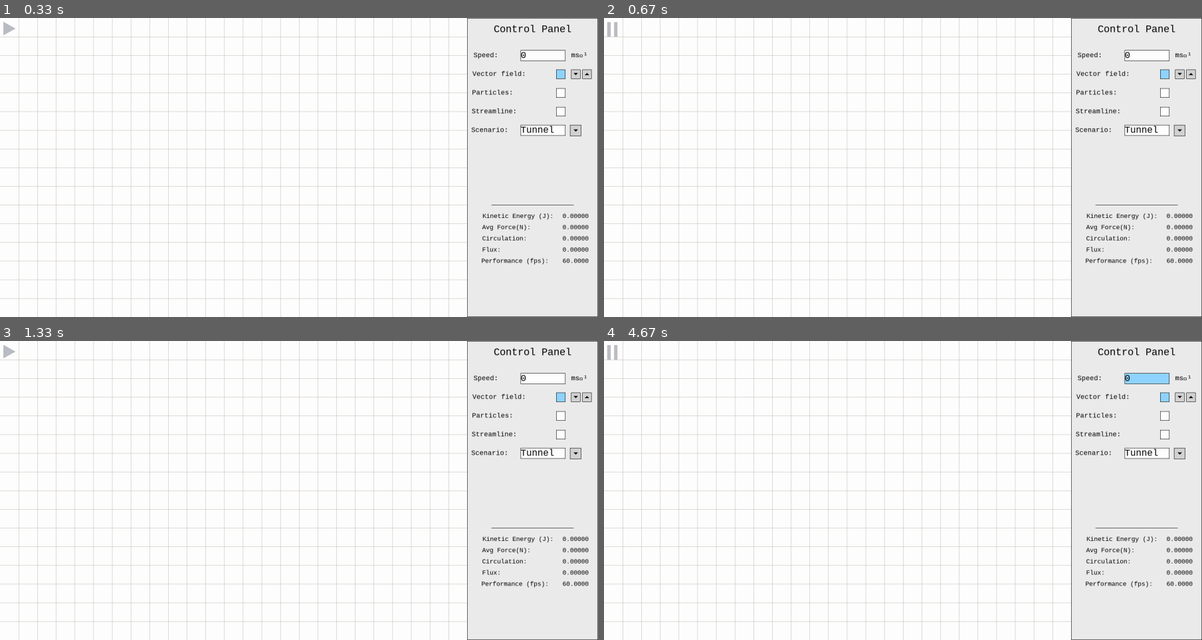
Above: before the commit, frames 1-4 (two rows, left to right).
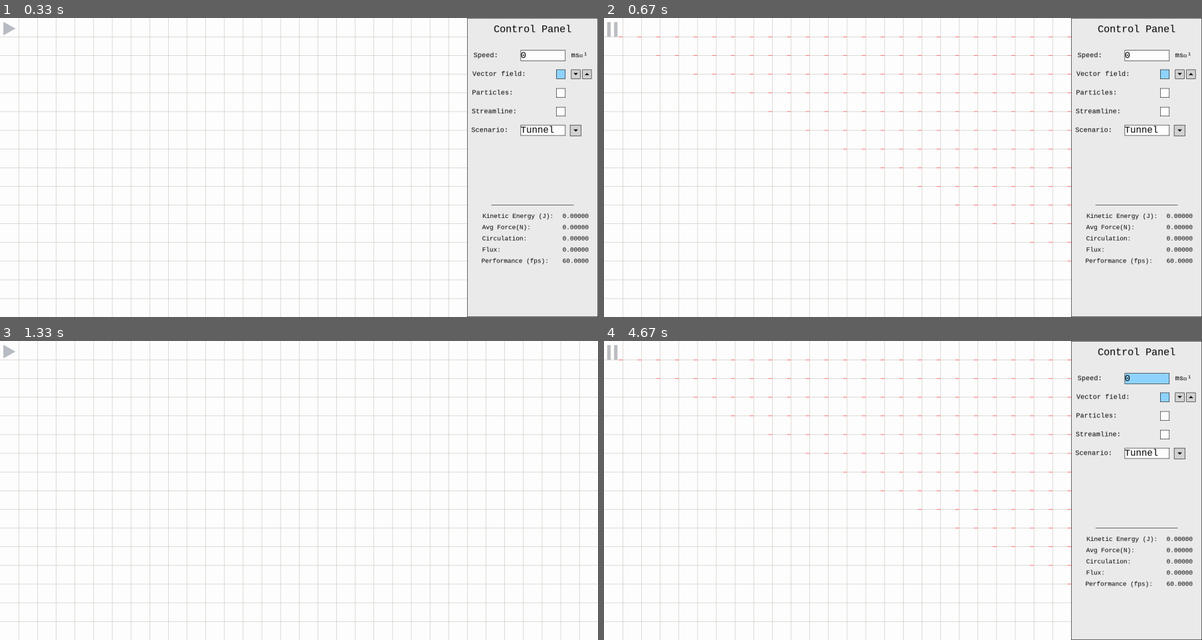
Above: after the commit, the same moments.

Repository: mrgreenlid/Fluids
Game: pygame game, started from main.py
Same seed, same stepped clock (60 frames per second), same inputs: the game is played once before the commit and once after it.
Inputs (mouse positions are in pixels of both pictures, inside the frame that each line leads up to):
- Up to frame 1 (0.33 s): no input
- Up to frame 2 (0.67 s): click (615, 32) at 0.38 s
- Up to frame 3 (1.33 s): tap C at 0.67 s; click (11, 355) at 1.05 s
- Up to frame 4 (4.67 s): tap C at 2.33 s; hold C 2.67-3.13 s; hold C 3.67-4.13 s; click "0" at 4.22 s; tap Space at 4.5 s

Frame 1 is identical in both runs. In frame 2, 0.3% of the frame differs, in the area x 2-79%, y 6-82%; in frame 3, 2.0%, in the area x 78-100%, y 0-100%; in frame 4, 0.3%.

Commit message:
Need to change place loop

Diff:
--- a/fluid.py
+++ b/fluid.py
@@ -26,22 +26,23 @@
         self.__variable = variable
         self.__display = display
         self.__flow = False
-        self.__velocity_function = ()
+        self.__velocity_function = []
+        self.__q = ()
         self.__maximum_arrow_length = 0.0
 
         self.__line_length = window.get_width()
         self.__line_height = window.get_height()
         self.__grid_line_interval = self.__line_height // self.__rows
 
-
-        x, y = np.meshgrid((np.arange(-self.__line_length//2, self.__line_length//2)),np.arange(self.__line_height//2, -self.__line_height//2, -1))
+        x, y = np.meshgrid((np.arange(-self.__line_length//2, self.__line_length//2+1)),np.arange(self.__line_height//2, -self.__line_height//2-1, -1))
         self.__plane = x + y*1j
-        self.__velocities = np.zeros((self.__line_height, self.__line_length), dtype=np.complex128)
-
+        self.__velocities = np.ones((self.__line_height, self.__line_length), dtype=np.complex128)
 
 
     def __drawVector(self, tail_pygame_x : int, tail_pygame_y : int):
-        ...
+        dx, dy = self.pointVelocity(tail_pygame_x, tail_pygame_y).real*10, self.pointVelocity(tail_pygame_x, tail_pygame_y).imag
+        tip_pygame_x, tip_pygame_y = tail_pygame_x +dx, tail_pygame_y +dy
+        pygame.draw.line(self.__window, "red", (tail_pygame_x, tail_pygame_y), (tip_pygame_x, tip_pygame_y))
 
     def place(self):
         """Draws the vector field"""
@@ -53,7 +54,7 @@
                 height += self.__grid_line_interval
                 for i in range(2):
                     for j in range(1, self.__rows):
-                        if width == 2*self.__rows*self.__grid_line_interval:
+                        if width >= self.__line_length:
                             break
 
                         if self.__flow:
@@ -64,21 +65,20 @@
 
     def __map(self):
         if self.__velocity_function[0] == 1:
-            self.__velocities = np.zeros((self.__line_height, self.__line_length), dtype=np.complex128)
-
-            ############################################# MAKE VELOCITY FUNCTION CHANGE here
-
+            self.__velocities = np.ones((self.__line_height, self.__line_length), dtype=np.complex128)
+            self.__velocities *= complex(real=self.__velocity_function[1]*np.cos(self.__velocity_function[2]), imag=self.__velocity_function[1]*np.sin(self.__velocity_function[2]))
 
 
     def pointVelocity(self, pygame_x, pygame_y):
-        return self.__velocities[*self.__convertFromPygameCoordinate(pygame_x, pygame_y)]
+        return self.__velocities[pygame_y][pygame_x]
 
     def __convertFromPygameCoordinate(self, pygame_x, pygame_y):
         """Returns the true possition of a pygame coordinate, with the origin in the centre"""
         return self.__plane[pygame_y][pygame_x]
 
     def setVelocityFunction(self, velocity_function : Tuple[str] | Tuple[int]):
-        if self.__velocity_function != velocity_function:
+        if self.__q != velocity_function:
+            self.__q = velocity_function
             self.__velocity_function = list(velocity_function)
 
             if self.__velocity_function[0] == 1:
@@ -87,8 +87,10 @@
                     if term == "pi":
                         argument *= np.pi
                     else:
-                        argument *= np.pi
+                        argument *= float(term)
                 self.__velocity_function[2] = argument
+                self.__velocity_function[1] = float(self.__velocity_function[1])
+
 
             self.__map()
 
--- a/main.py
+++ b/main.py
@@ -94,8 +94,9 @@
         keys = pygame.key.get_pressed()
 
         # Sets keybinds for control of the ui
-        if keys[pygame.K_c]:
-            data["show_control"] = toggleVariable(data["show_control"])
+        if typing(event):
+            if keys[pygame.K_c]:
+                data["show_control"] = toggleVariable(data["show_control"])
 
         # Checks for interactions with different objects, depending
         for obj in tank_interactable:
@@ -119,8 +120,9 @@
                     data[custom_vf_entry.getVariable()] = custom_vf_entry.getValue()
 
     # Places objects, when relevant
+
     for obj in tank_objects:
-        obj.place()
+            obj.place()
 
     if data["show_control"]:
         control_panel_box.place()
@@ -137,6 +139,9 @@
 
         else:
             vector_field.setVelocityFunction(searchVelocityFunction(data["scenario"])[1:])
+
+
+
         # Places control objects
         for obj in control_objects:
             obj.place()
@@ -153,4 +158,6 @@
     dt = clock.tick(FRAME_RATE) / 1000
     data["frame_rate"] = clock.get_fps()
 
+
+
 pygame.quit()
Binary file changed: fluids.db
